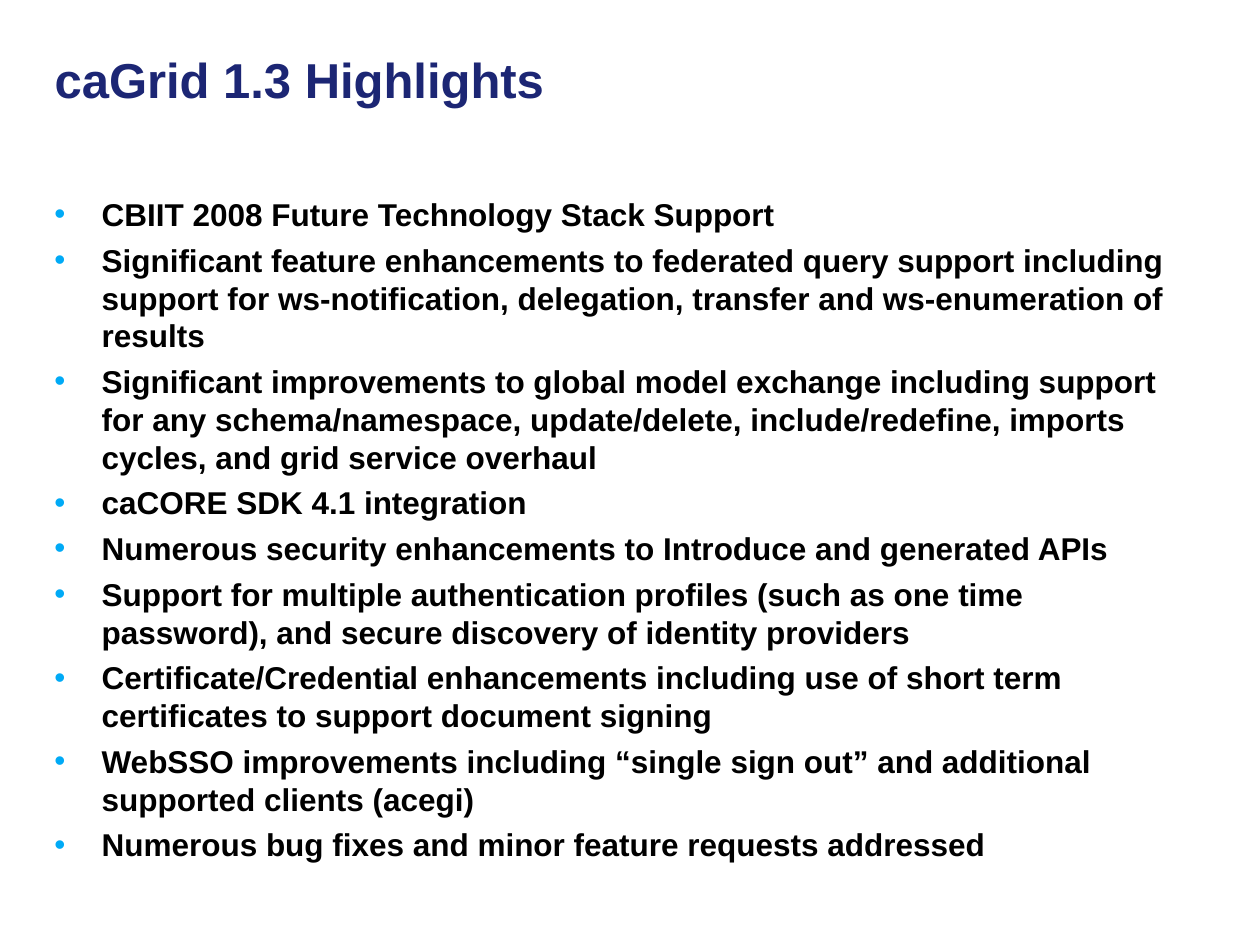
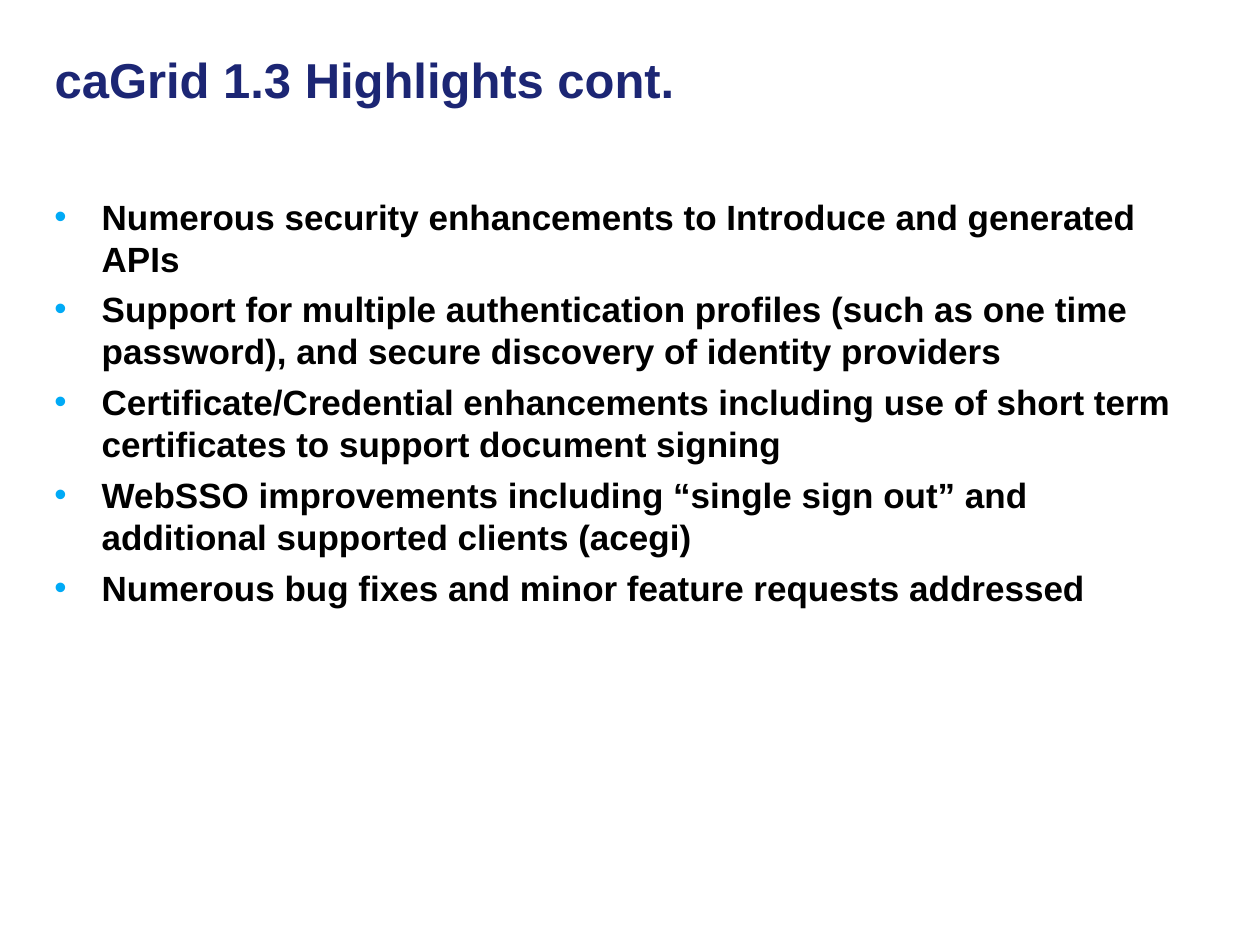
Before and after one commit to NCIP/cagrid-docs, a slide deck: slide 6 of presentations/200810_VCDE_ARCH/20081028_Arch_VCDE_caGrid_Future.ppt (slide 5 before the commit). Drawn at 1260x945 pixels with LibreOffice and Linux fonts; fonts in the diff are those of the drawing; background and template pictures are left out. Boxes give left, top, right and bottom in pixels: in the first picture for what was removed or moved away, otherwise in the second. Text is boxed around its words. In the diff, an @@ line names an element or a change of style, - is before the commit and + after.

```diff
--- a/presentations/200810_VCDE_ARCH/20081028_Arch_VCDE_caGrid_Future.ppt
+++ b/presentations/200810_VCDE_ARCH/20081028_Arch_VCDE_caGrid_Future.ppt
@@ title at (55,62,674,108): text changed @@
-caGrid 1.3 Highlights
+caGrid 1.3 Highlights cont.
@@ text "Numerous security enhancements to Introduce ..." at (102,204,1170,608): size 18 to 20 pt @@
@@ text at (102,203,1163,520): paragraphs removed @@
-• CBIIT 2008 Future Technology Stack Support
-• Significant feature enhancements to federated query support including support for ws-notification, delegation, transfer and ws-enumeration of results
-• Significant improvements to global model exchange including support for any schema/namespace, update/delete, include/redefine, imports cycles, and grid service overhaul
-• caCORE SDK 4.1 integration
```
Also in this commit, not shown: 1 other slide changed, 5 slides added, 3 slides removed.
